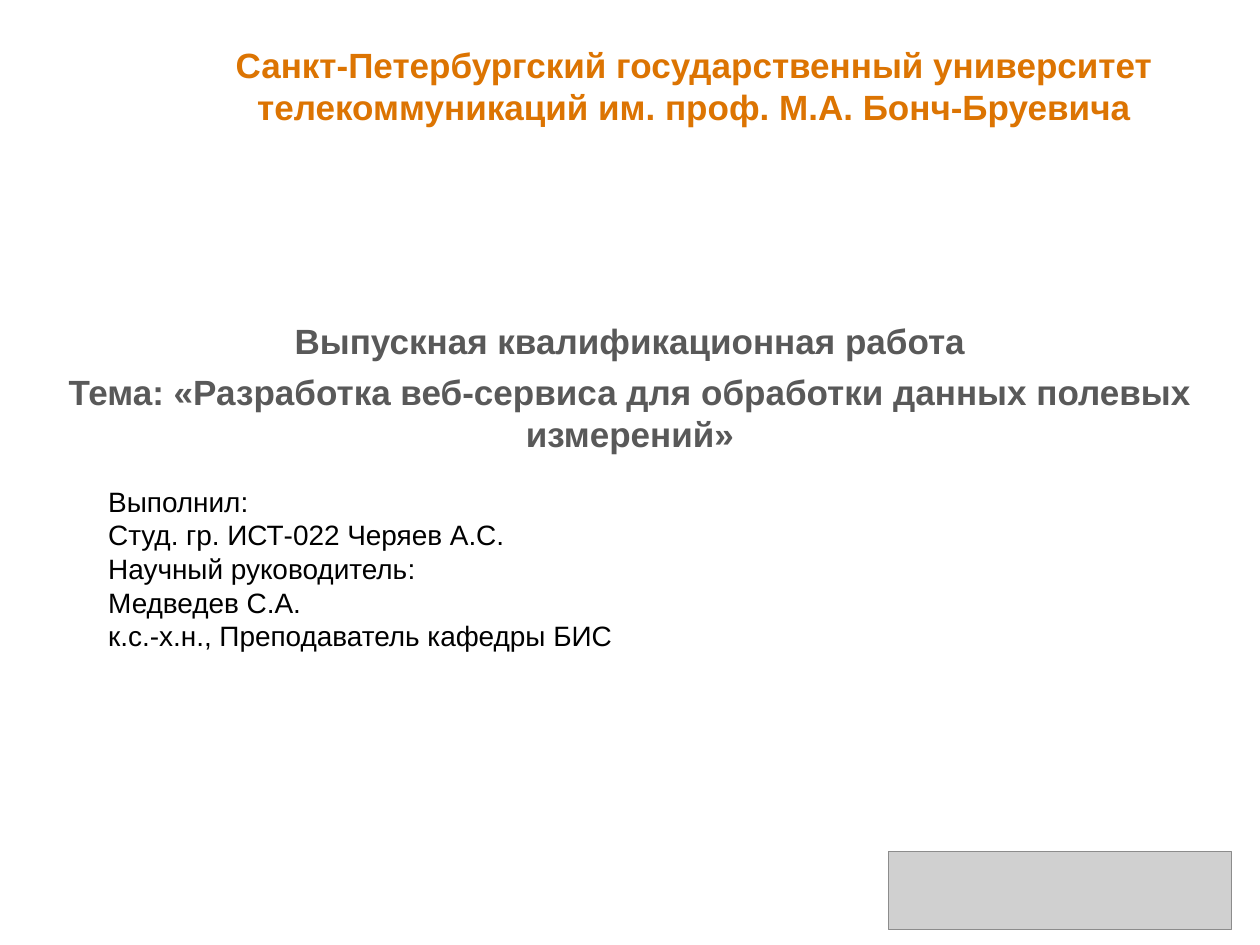
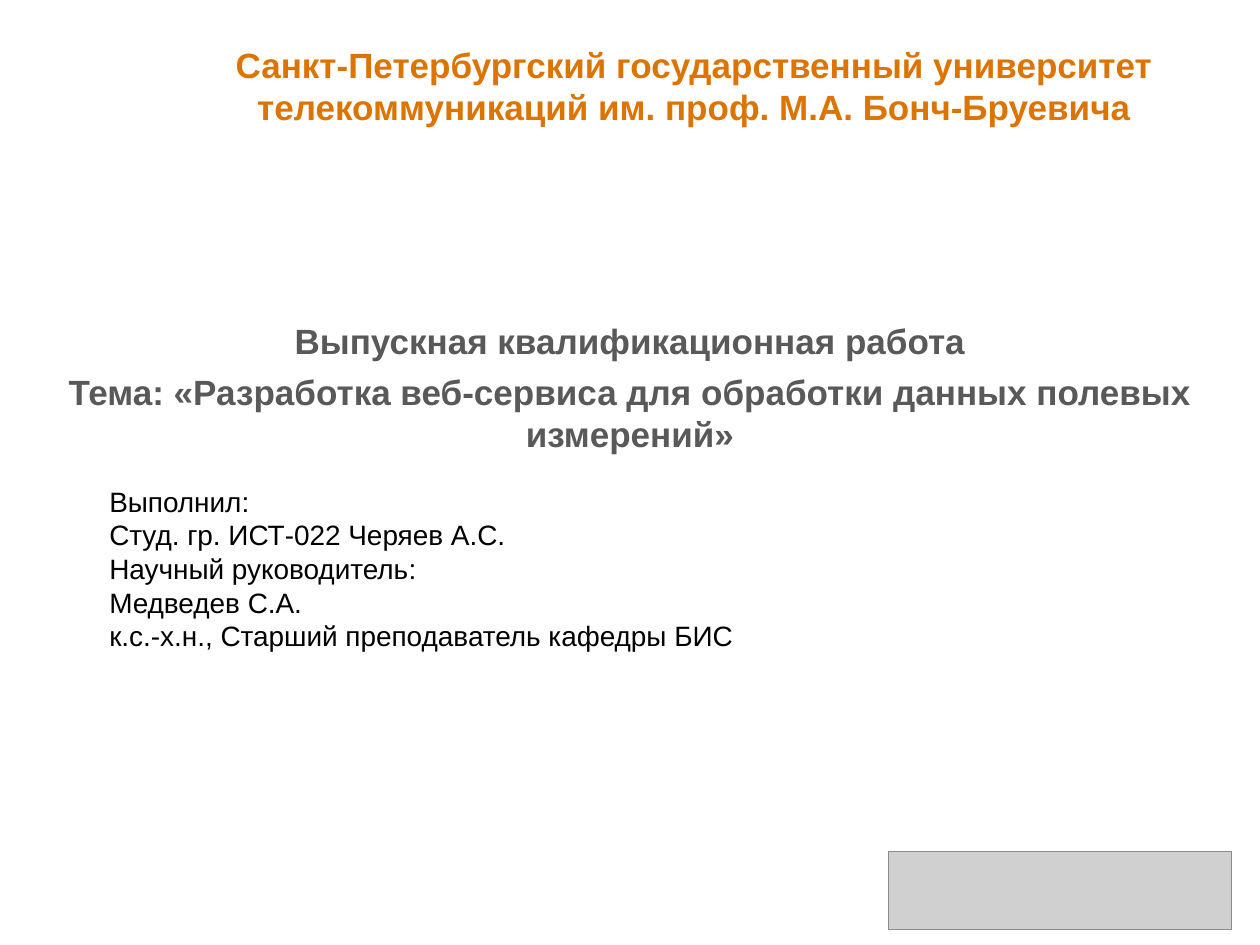
Before and after one commit to kradunches/ari-metiostation, a slide deck: slide 17 of doc/Презентация.ppt (slide 16 before the commit). Drawn at 1260x945 pixels with LibreOffice and Linux fonts; fonts in the diff are those of the drawing; grey boxes stand for pictures; background and template pictures are left out. Boxes give left, top, right and bottom in pixels: in the first picture for what was removed or moved away, otherwise in the second. Text is boxed around its words. In the diff, an @@ line names an element or a change of style, - is before the commit and + after.

```diff
--- a/doc/Презентация.ppt
+++ b/doc/Презентация.ppt
@@ text at (109,625,733,651): text changed @@
-к.с.-х.н., Преподаватель кафедры БИС
+к.с.-х.н., Старший преподаватель кафедры БИС
```
Also in this commit, not shown: 4 other slides changed, 2 slides added, 1 slide removed, 1 other file.
